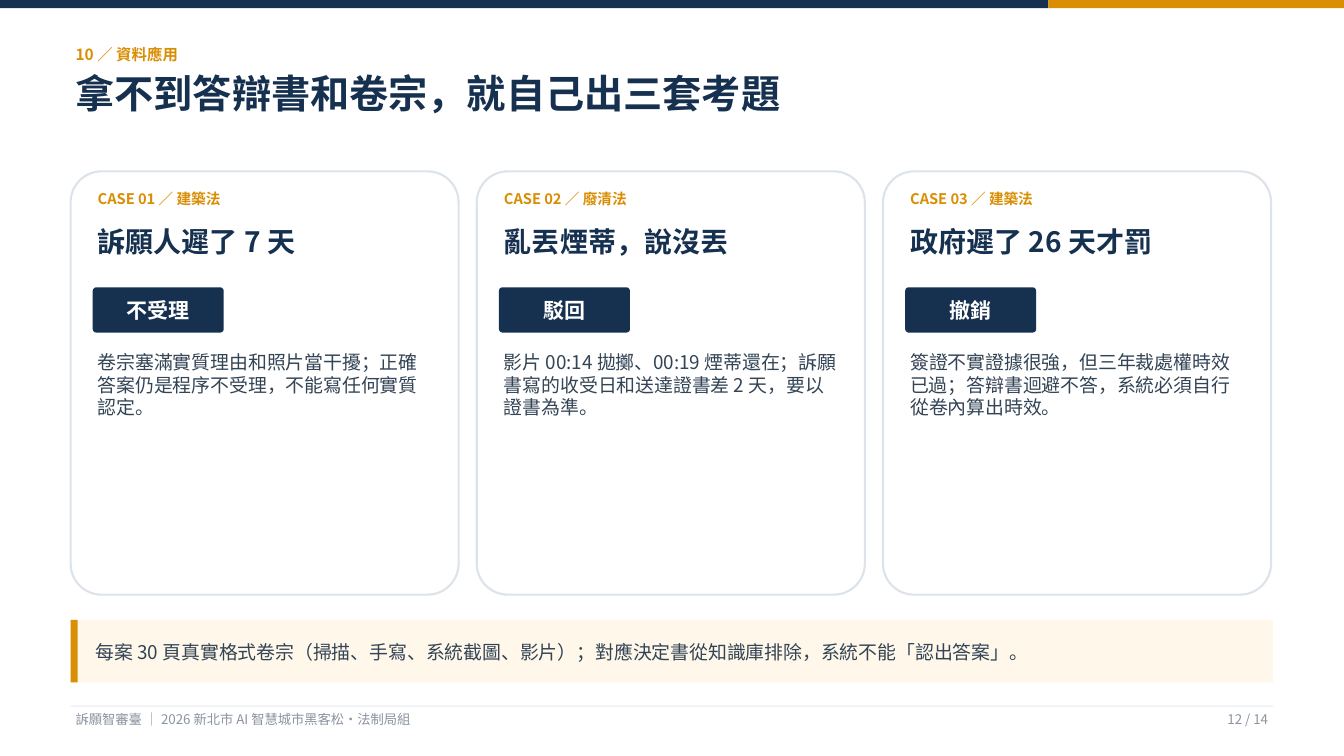
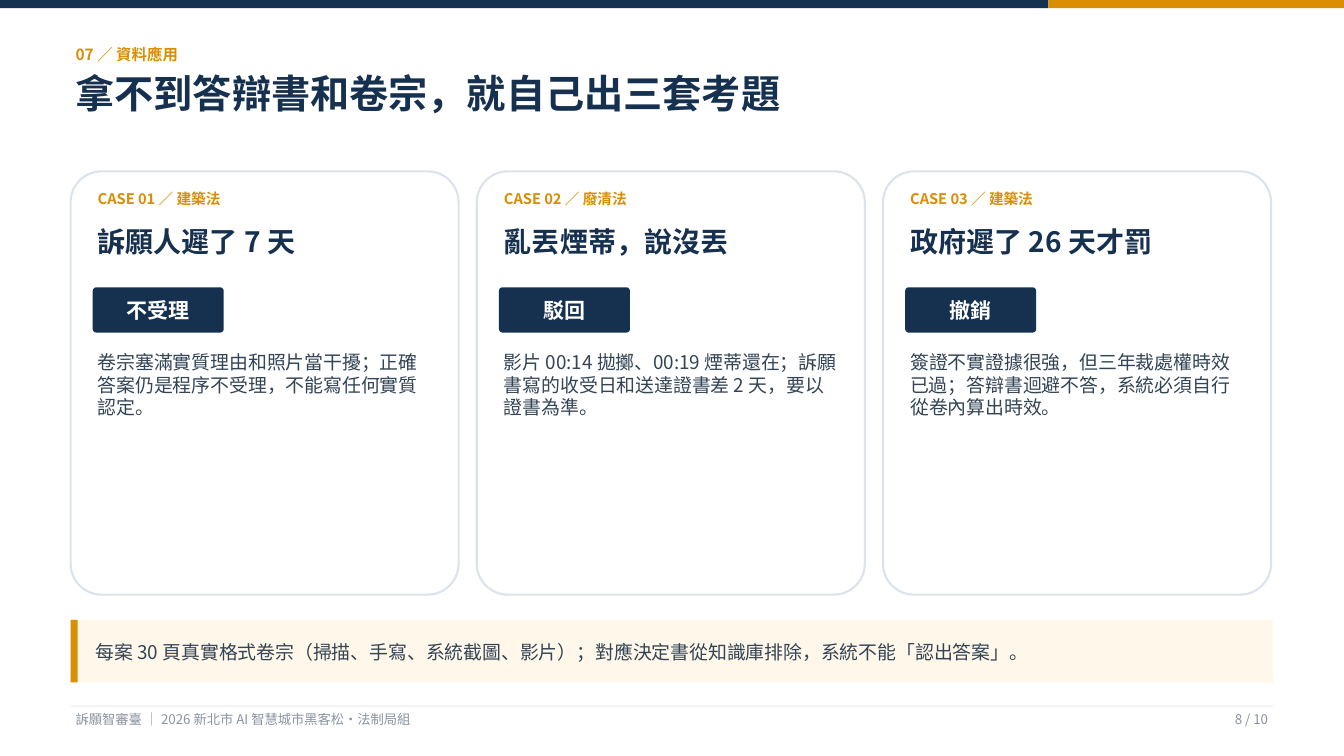
Before and after one commit to KevinMursh/hackathon_wisxxxx, a slide deck: slide 8 of docs/提案/提案簡報-訴願智審臺.pptx (slide 12 before the commit). Drawn at 1344x756 pixels with LibreOffice and Linux fonts; fonts in the diff are those of the drawing. Boxes give left, top, right and bottom in pixels: in the first picture for what was removed or moved away, otherwise in the second. Text is boxed around its words. In the diff, an @@ line names an element or a change of style, - is before the commit and + after.

```diff
--- a/docs/提案/提案簡報-訴願智審臺.pptx
+++ b/docs/提案/提案簡報-訴願智審臺.pptx
@@ text at [76,47,178,62]: text changed @@
-10 ／ 資料應用
+07 ／ 資料應用
@@ text at [1235,714,1268,724]: text changed @@
-12 / 14
+8 / 10
```
Also in this commit, not shown: 7 other slides changed, 4 slides removed, 2 other files.
